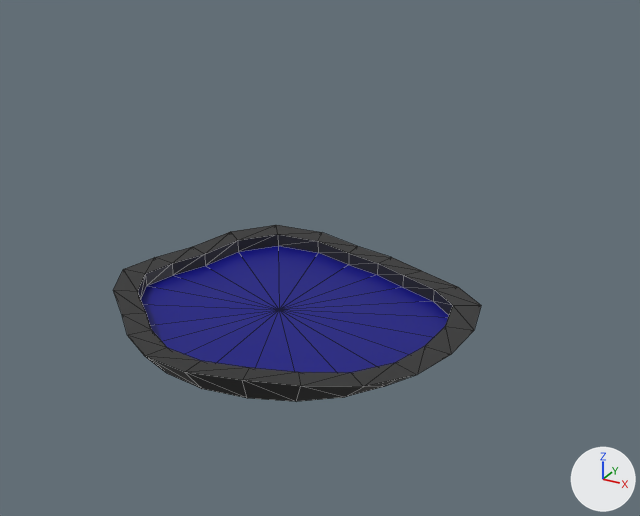
Before and after pictures for a commit that changed the glTF model assets/models/moonwell.glb.
One viewpoint serves both versions: a 50 mm lens placed at (13.5, -21.6, 13.6), pointed at (1.5, 0.1, 2.8). Arrows for +X, +Y and +Z are at lower right; the lights stay in place. The first picture is the older version. Mesh edges are drawn as thin lines. Where no turn or scale is listed for an object, it has been applied to the vertices. Vertices at exactly the same position are counted once.
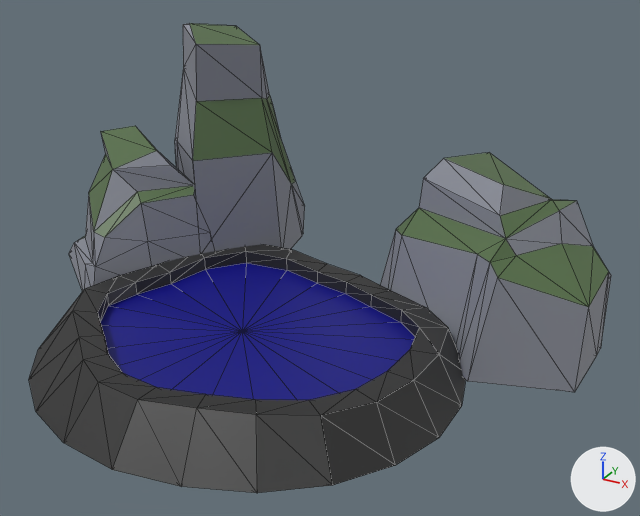
Changed parts and their boxes [x1, y1, x2, y2] in the pictures (640 x 516 px; the box of a moved part takes in the faces that stretch with it):
'Cylinder', reshaped, moved, rescaled (19% wider, 40% taller)
    before: [113, 225, 481, 402]
    after: [29, 244, 466, 493]
'Rock_Moss_7', added
    after: [380, 153, 611, 392]
    faces in mat_rock_009 (grey #878b96): [380, 158, 611, 392]
    faces in mat_green_009 (dark green #536d45): [396, 153, 609, 307]
'Rock_Moss_1', added
    after: [175, 23, 305, 252]
    faces in mat_rock (grey #878b96): [175, 23, 305, 252]
    faces in mat_green (dark green #536d45): [190, 23, 296, 184]
'Rock_Moss_2', added
    after: [69, 126, 211, 291]
    faces in mat_rock_001 (grey #878b96): [69, 129, 211, 291]
    faces in mat_green_001 (dark green #536d45): [81, 126, 194, 239]
part 1 of me_cylinder_005, moved or reshaped
    before: [146, 357, 414, 402]
    after: [29, 290, 466, 493]

What changed in the scene script:
```text
Add mat_green_009:
    mat_green_009 = principled_material('Green.009')
    mat_green_009.base_color = (0.0874, 0.152, 0.0599)  # dark green #536d45
Add mat_rock_009:
    mat_rock_009 = principled_material('Rock.009')
    mat_rock_009.base_color = (0.244, 0.258, 0.303)  # grey #878b96
Add mat_green:
    mat_green = principled_material('Green')
    mat_green.base_color = (0.0874, 0.152, 0.0599)  # dark green #536d45
Add mat_rock:
    mat_rock = principled_material('Rock')
    mat_rock.base_color = (0.244, 0.258, 0.303)  # grey #878b96
Add mat_green_001:
    mat_green_001 = principled_material('Green.001')
    mat_green_001.base_color = (0.0874, 0.152, 0.0599)  # dark green #536d45
Add mat_rock_001:
    mat_rock_001 = principled_material('Rock.001')
    mat_rock_001.base_color = (0.244, 0.258, 0.303)  # grey #878b96
Change me_cylinder_005:
    used by ob_cylinder; location = (0.12, 0.27, 0.44); scale = (1.33, 1.2, 0.427)
    remove me_cylinder_005.from_pydata(...)  # 112 vertices, 220 faces; spans x -4.47..4.61, y -4.3..4.57, z -2.46..1.62
    add me_cylinder_005.from_pydata(...)  # 112 vertices, 220 faces; spans x -5.35..5.23, y -5.37..5.22, z -2.21..1.62
    me_cylinder_005 part 1: 45 of 112 vertices moved; they spanned x -3.76..3.67, y -3.76..3.68, z -2.46..-0.57 and now span x -5.35..5.23, y -5.37..5.22, z -2.21..-1.73; mean shift (0.0, -0.02, -1.2); largest move (-0.01, -3.76, -0.86) -> (-0.01, -5.37, -2.14)
Add me_cube_028:
    me_cube_028.from_pydata(...)  # 46 vertices, 88 faces; spans x -4.21..3.2, y -4.44..2.47, z -1.72..3.93
    # faces by material slot: [61, 27]
    me_cube_028.materials.append(mat_rock_009)  # grey #878b96
    me_cube_028.materials.append(mat_green_009)  # dark green #536d45
Add me_cube_019:
    me_cube_019.from_pydata(...)  # 37 vertices, 70 faces; spans x -2.06..2.68, y -2.44..2.76, z -1.49..6.73
    # faces by material slot: [58, 12]
    me_cube_019.materials.append(mat_rock)  # grey #878b96
    me_cube_019.materials.append(mat_green)  # dark green #536d45
Add me_cube_021:
    me_cube_021.from_pydata(...)  # 41 vertices, 78 faces; spans x -2.74..3.45, y -3.19..2.48, z -1.18..4.79
    # faces by material slot: [66, 12]
    me_cube_021.materials.append(mat_rock_001)  # grey #878b96
    me_cube_021.materials.append(mat_green_001)  # dark green #536d45
Change ob_cylinder:
    ob_cylinder.location: (0.12, 0.27, 0.44) -> (-0.08, -1.6, 0.48)
    ob_cylinder.scale: (1.33, 1.2, 0.427) -> (1.29, 1.17, 0.415)
Add ob_rock_moss_7:
    ob_rock_moss_7 = bpy.data.objects.new('Rock_Moss_7', me_cube_028)
    ob_rock_moss_7.location = (6.17, 4.77, 1.22)
Add ob_rock_moss_1:
    ob_rock_moss_1 = bpy.data.objects.new('Rock_Moss_1', me_cube_019)
    ob_rock_moss_1.location = (-4.59, 4.21, 1.96)
Add ob_rock_moss_2:
    ob_rock_moss_2 = bpy.data.objects.new('Rock_Moss_2', me_cube_021)
    ob_rock_moss_2.location = (-7.18, 1.71, 0.21)
```
